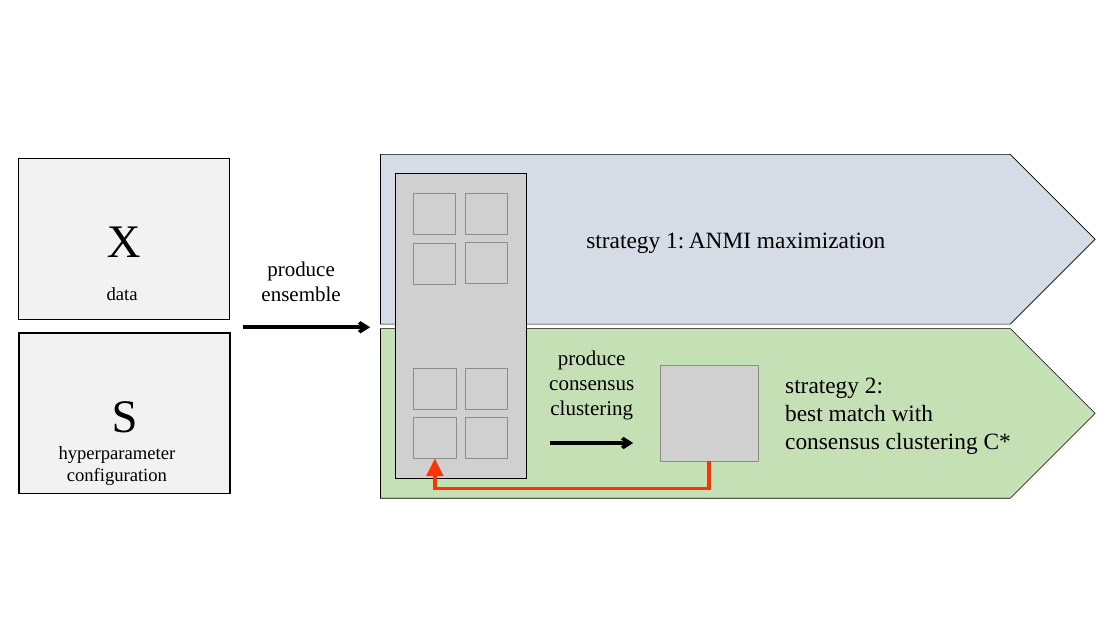
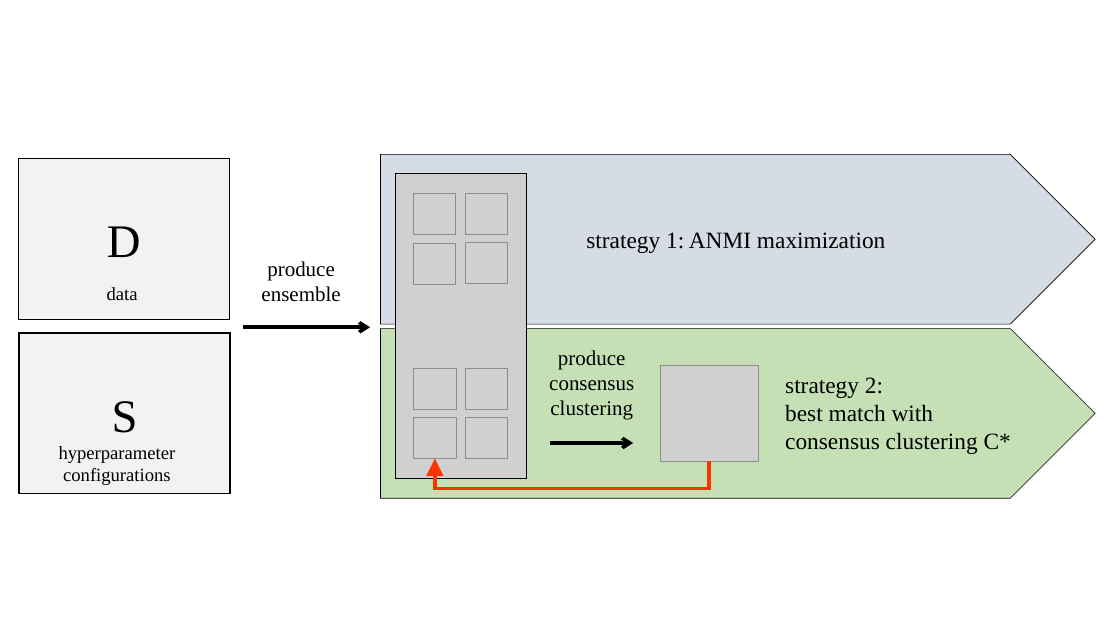
Before and after one commit to clustertoolsgroup/consensus_clustering, a slide deck: slide 1 of img/schema V2.pptx. Drawn at 1120x630 pixels with LibreOffice and Linux fonts; fonts in the diff are those of the drawing; grey boxes stand for pictures. Boxes give left, top, right and bottom in pixels: in the first picture for what was removed or moved away, otherwise in the second. Text is boxed around its words. In the diff, an @@ line names an element or a change of style, - is before the commit and + after.

```diff
--- a/img/schema V2.pptx
+++ b/img/schema V2.pptx
@@ text in rectangle at (107,226,141,257): text changed @@
-X
+D
@@ text at (63,468,170,485): text changed @@
-configuration
+configurations
```
Also in this commit, not shown: 2 other files.
